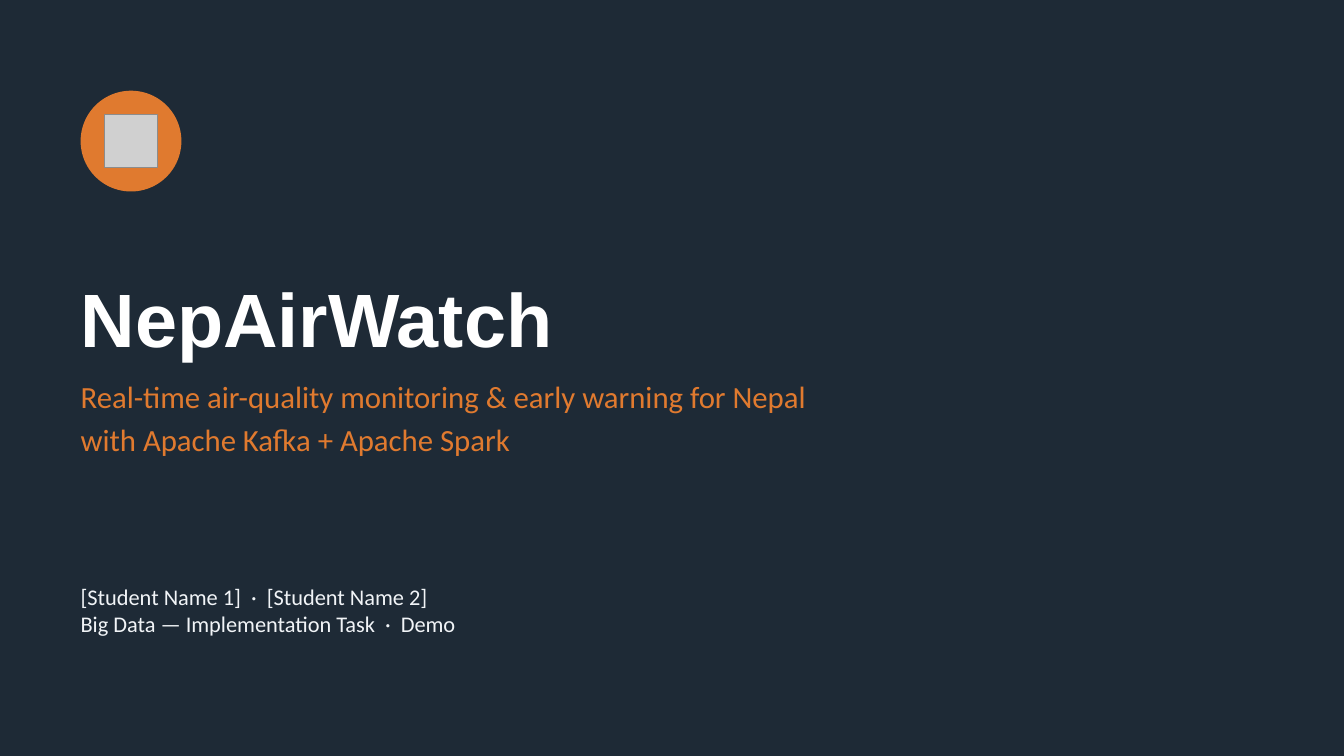
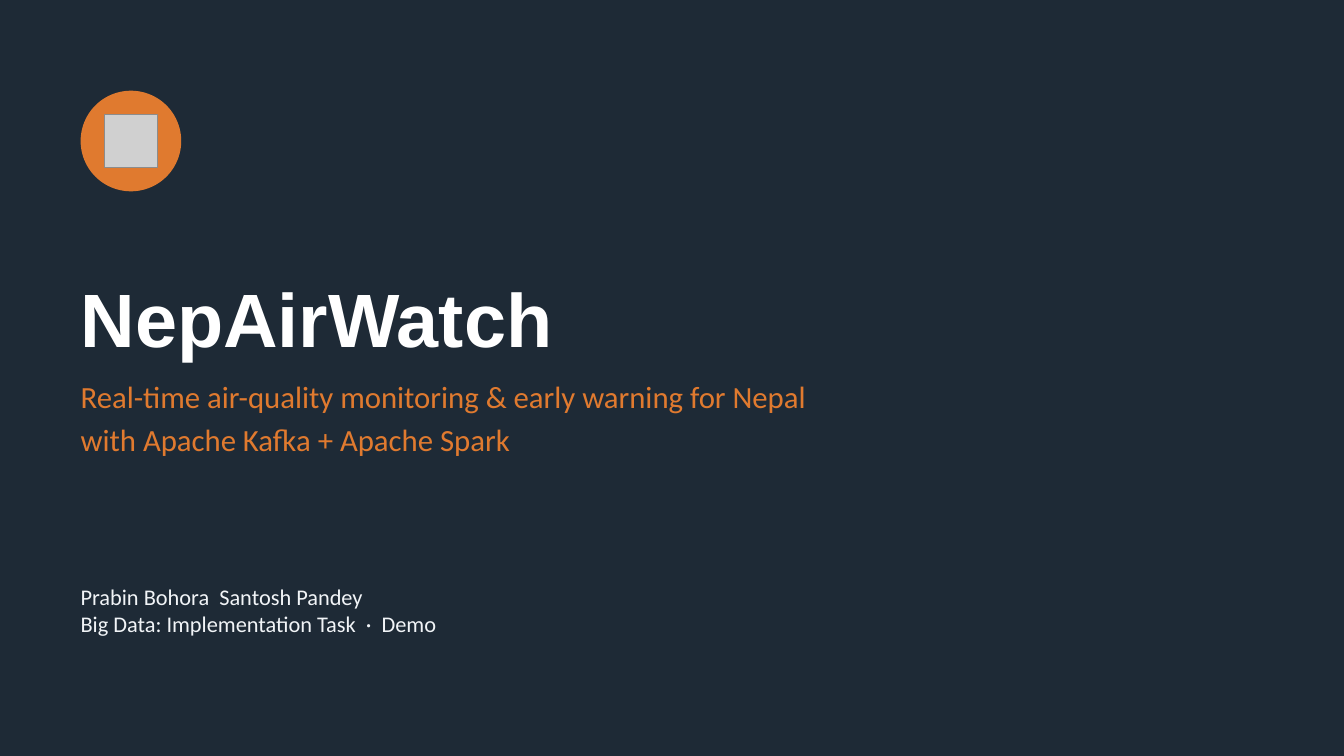
Before and after one commit to St-Luciferr/NepAirWatch, a slide deck: slide 1 of docs/NepAirWatch_Presentation.pptx. Drawn at 1344x756 pixels with LibreOffice and Linux fonts; fonts in the diff are those of the drawing; grey boxes stand for pictures. Boxes give left, top, right and bottom in pixels: in the first picture for what was removed or moved away, otherwise in the second. Text is boxed around its words. In the diff, an @@ line names an element or a change of style, - is before the commit and + after.

Commit message:
docs: update report and presentation for the v2 platform
- Report rewritten for the Lambda architecture: six sources, HDFS, Flume,
  Cassandra, Hive, MapReduce, methodology, model evaluation and v2 results
- New figures: CAMS bias per station, calibration scatter, 25-year AOD trend
- Deck: data sources, architecture, components, storage, streaming, results,
  demo and conclusion slides updated with the latest run

```diff
--- a/docs/NepAirWatch_Presentation.pptx
+++ b/docs/NepAirWatch_Presentation.pptx
@@ text at bbox=[81, 589, 436, 636]: text changed @@
-[Student Name 1] · [Student Name 2]
-Big Data — Implementation Task · Demo
+Prabin Bohora Santosh Pandey
+Big Data: Implementation Task · Demo
```
Also in this commit, not shown: 9 other slides changed, 3 slides added, 3 slides removed, 14 other files.
